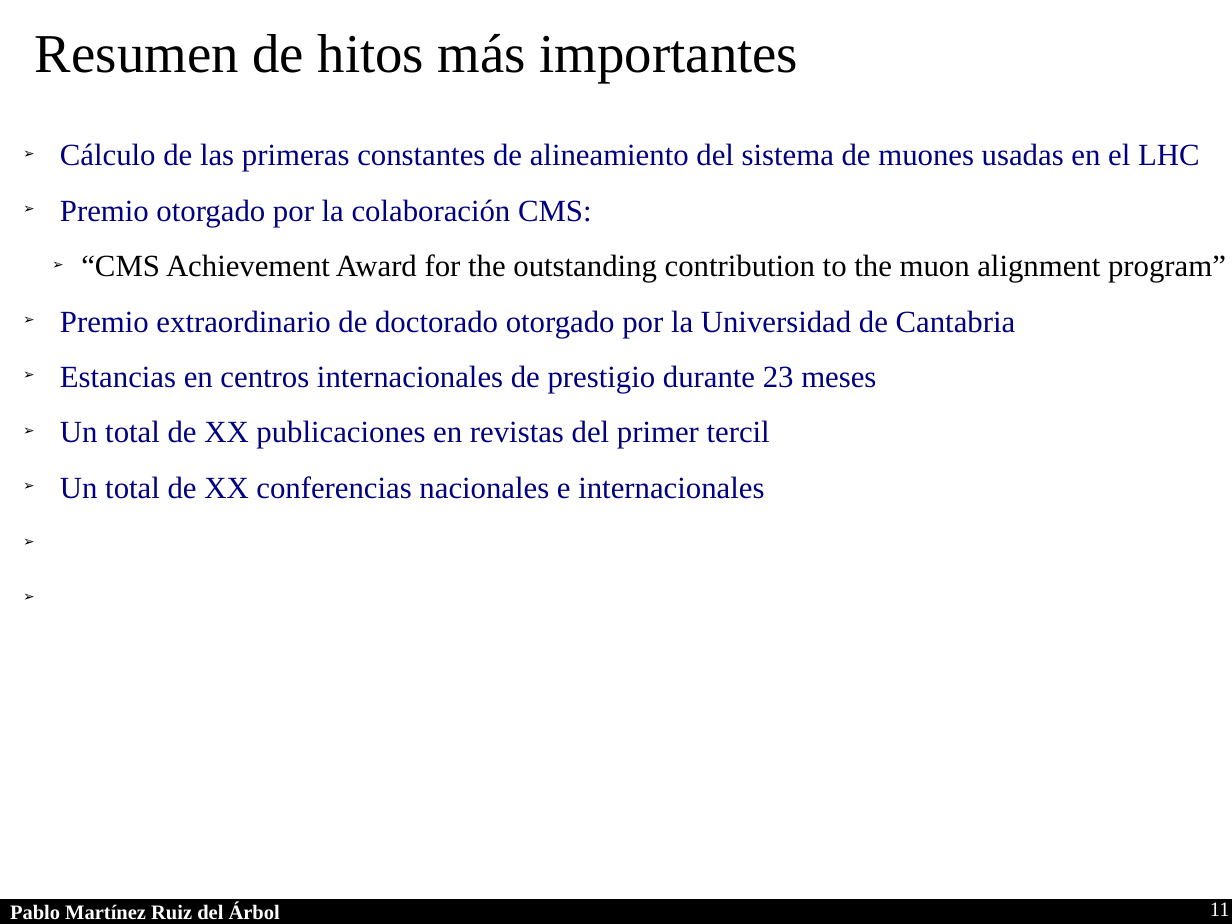
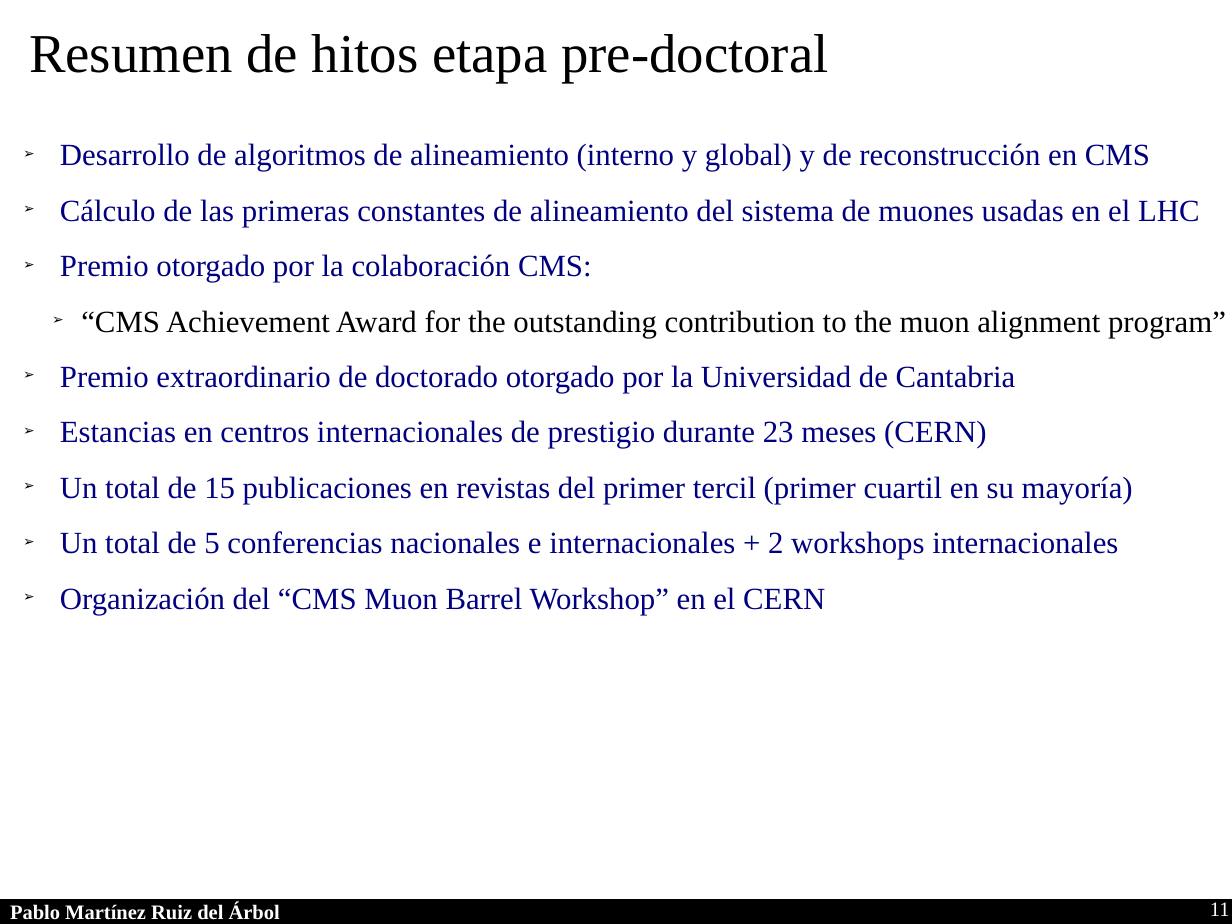
Before and after one commit to parbol/Plaza, a slide deck: slide 11 of Presentacion/Presentacion.odp. Drawn at 1232x924 pixels with LibreOffice and Linux fonts; fonts in the diff are those of the drawing. Boxes give left, top, right and bottom in pixels: in the first picture for what was removed or moved away, otherwise in the second. Text is boxed around its words. In the diff, an @@ line names an element or a change of style, - is before the commit and + after.

```diff
--- a/Presentacion/Presentacion.odp
+++ b/Presentacion/Presentacion.odp
@@ text at bbox=[29, 34, 828, 83]: text changed @@
-Resumen de hitos más importantes
+Resumen de hitos etapa pre-doctoral
@@ text at bbox=[60, 143, 1150, 171]: paragraph added @@
+➢ Desarrollo de algoritmos de alineamiento (interno y global) y de reconstrucción en CMS
@@ text at bbox=[60, 420, 1133, 615]: text changed @@
-➢ Estancias en centros internacionales de prestigio durante 23 meses
-➢ Un total de XX publicaciones en revistas del primer tercil
-➢ Un total de XX conferencias nacionales e internacionales
+➢ Estancias en centros internacionales de prestigio durante 23 meses (CERN)
+➢ Un total de 15 publicaciones en revistas del primer tercil (primer cuartil en su mayoría)
+➢ Un total de 5 conferencias nacionales e internacionales + 2 workshops internacionales
+➢ Organización del “CMS Muon Barrel Workshop” en el CERN
```
Also in this commit, not shown: 5 other slides changed, 7 slides added, 2 slides removed.
